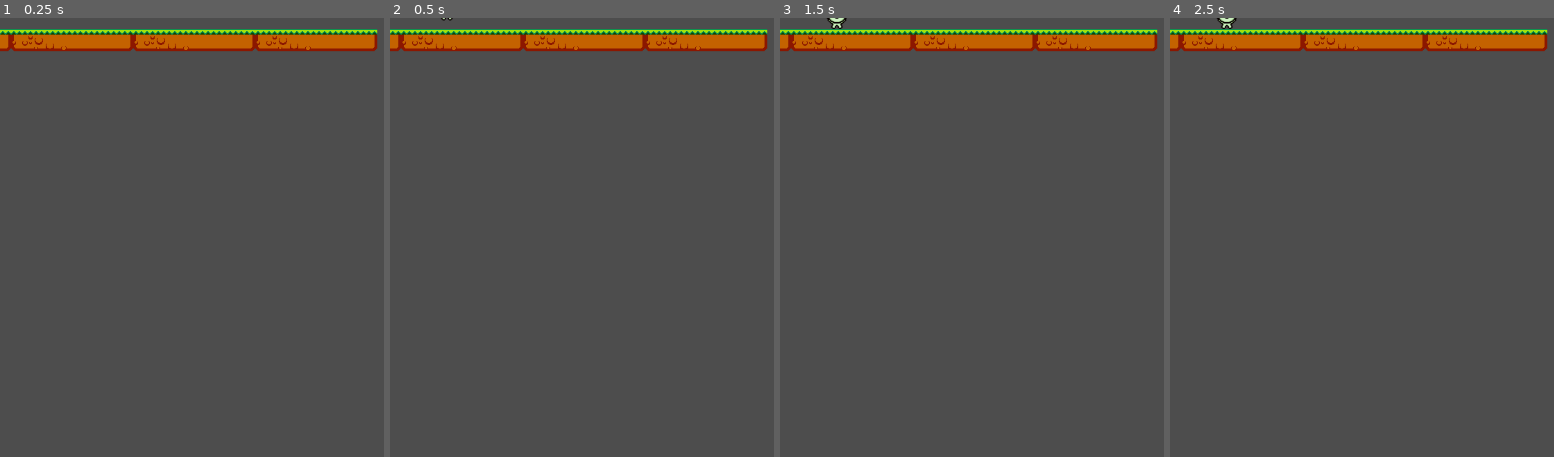
Above: before the commit, frames 1-4 (left to right).
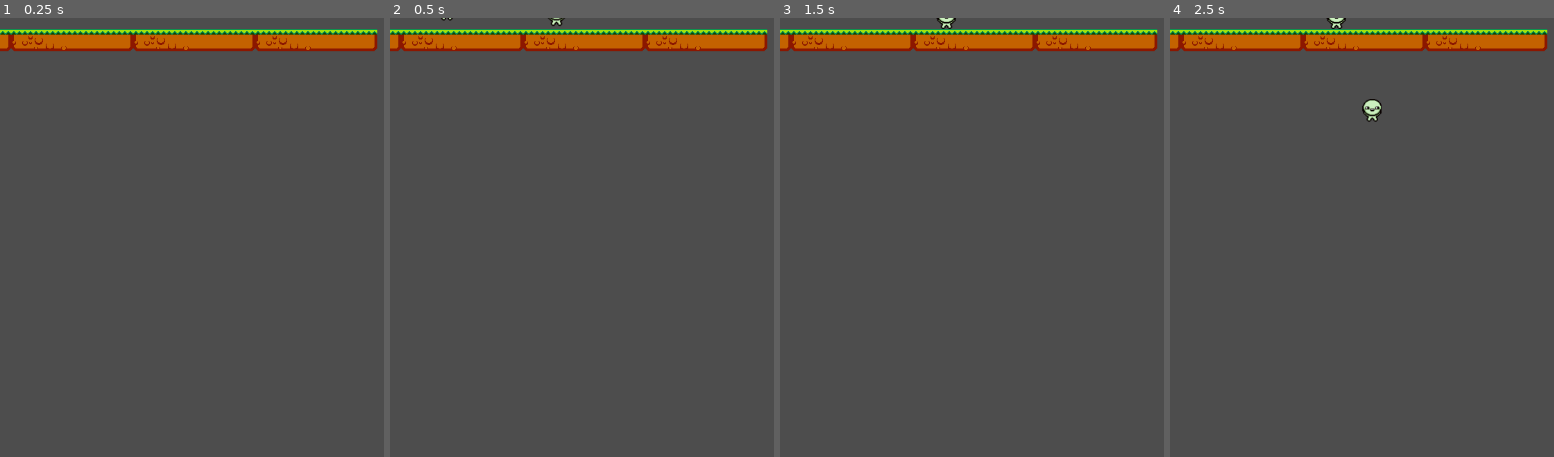
Above: after the commit, the same moments.

Repository: Antonin64/GlobalGameJam2024_agtbtn
Game: Godot game, scene res://map/map_test.tscn
Same seed, same stepped clock (60 frames per second), same inputs: the game is played once before the commit and once after it. This scene is started directly instead of the project's main scene.
Inputs:
- Up to frame 1 (0.25 s): no input
- Up to frame 2 (0.5 s): no input
- Up to frame 3 (1.5 s): tap Enter (ui_accept) at 0.5, 0.6, 0.77, 1.07, 1.25, 1.35 s; hold D (ui_right, bound only after the commit) from 0.53 s (still down)
- Up to frame 4 (2.5 s): tap Enter (ui_accept) at 1.52, 1.82, 2, 2.1 s; release D (ui_right, bound only after the commit) at 2.03 s; hold Q (ui_left, bound only after the commit) from 2.03 s (still down)

Frame 1 is identical in both runs. In frame 2, less than 0.1% of the frame differs, in the area x 41-46%, y 0-2%; in frame 3, 0.2%; in frame 4, 0.4%, in the area x 12-56%, y 0-24%.

Commit message:
Added second player

Diff:
--- a/Players/player1.tscn
+++ b/Players/player1.tscn
@@ -1,7 +1,7 @@
 [gd_scene load_steps=4 format=3 uid="uid://c25k0u4cnkcj"]
 
 [ext_resource type="Texture2D" uid="uid://fwcx4aq8vjdc" path="res://64491.png" id="1_2sxnq"]
-[ext_resource type="Script" path="res://Players/player1.gd" id="1_10d2o"]
+[ext_resource type="Script" path="res://Players/playermvt.gd" id="1_10d2o"]
 
 [sub_resource type="RectangleShape2D" id="RectangleShape2D_tl0fi"]
 size = Vector2(28.2857, 33)
--- a/Players/player2.tscn
+++ b/Players/player2.tscn
@@ -1,3 +1,20 @@
-[gd_scene format=3 uid="uid://dfu51g35x42le"]
+[gd_scene load_steps=4 format=3 uid="uid://dbvkuk5dfpvvv"]
+
+[ext_resource type="Script" path="res://Players/player2mvt.gd" id="1_0vxvk"]
+[ext_resource type="Texture2D" uid="uid://fwcx4aq8vjdc" path="res://64491.png" id="2_djsr7"]
+
+[sub_resource type="RectangleShape2D" id="RectangleShape2D_tl0fi"]
+size = Vector2(28.2857, 33)
 
 [node name="CharacterBody2D" type="CharacterBody2D"]
+script = ExtResource("1_0vxvk")
+
+[node name="CollisionShape2D" type="CollisionShape2D" parent="."]
+position = Vector2(0.142857, -0.5)
+shape = SubResource("RectangleShape2D_tl0fi")
+
+[node name="Sprite2D" type="Sprite2D" parent="."]
+scale = Vector2(1.032, 1)
+texture = ExtResource("2_djsr7")
+region_enabled = true
+region_rect = Rect2(136.7, 570, 28.6, 34.1)
--- /dev/null
+++ b/Players/player2mvt.gd
@@ -0,0 +1,28 @@
+extends CharacterBody2D
+
+
+const SPEED = 300.0
+const JUMP_VELOCITY = -400.0
+
+# Get the gravity from the project settings to be synced with RigidBody nodes.
+var gravity = ProjectSettings.get_setting("physics/2d/default_gravity")
+
+
+func _physics_process(delta):
+	# Add the gravity.
+	if not is_on_floor():
+		velocity.y += gravity * delta
+
+	# Handle jump.
+	if Input.is_action_just_pressed("ui_accept") and is_on_floor():
+		velocity.y = JUMP_VELOCITY
+
+	# Get the input direction and handle the movement/deceleration.
+	# As good practice, you should replace UI actions with custom gameplay actions.
+	var direction = Input.get_axis("ui_left2", "ui_right2")
+	if direction:
+		velocity.x = direction * SPEED
+	else:
+		velocity.x = move_toward(velocity.x, 0, SPEED)
+
+	move_and_slide()
--- a/map/map_test.tscn
+++ b/map/map_test.tscn
@@ -1,7 +1,8 @@
-[gd_scene load_steps=5 format=3 uid="uid://ddl6gw8bnjt62"]
+[gd_scene load_steps=6 format=3 uid="uid://ddl6gw8bnjt62"]
 
 [ext_resource type="Texture2D" uid="uid://dth38vf6fgadp" path="res://sprite/88117-platform-game-sprite-symmetry-pc-download-hq-png.png" id="1_iojoq"]
 [ext_resource type="PackedScene" uid="uid://c25k0u4cnkcj" path="res://Players/player1.tscn" id="2_fjri5"]
+[ext_resource type="PackedScene" uid="uid://dbvkuk5dfpvvv" path="res://Players/player2.tscn" id="3_v00ut"]
 
 [sub_resource type="TileSetAtlasSource" id="TileSetAtlasSource_ev43e"]
 texture = ExtResource("1_iojoq")
@@ -5341,3 +5342,6 @@
 
 [node name="CharacterBody2D" parent="." instance=ExtResource("2_fjri5")]
 position = Vector2(81, -139)
+
+[node name="CharacterBody2D2" parent="." instance=ExtResource("3_v00ut")]
+position = Vector2(239, -131)
--- a/project.godot
+++ b/project.godot
@@ -15,6 +15,33 @@
 config/features=PackedStringArray("4.2", "GL Compatibility")
 config/icon="res://icon.svg"
 
+[input]
+
+ui_left={
+"deadzone": 0.5,
+"events": [Object(InputEventKey,"resource_local_to_scene":false,"resource_name":"","device":-1,"window_id":0,"alt_pressed":false,"shift_pressed":false,"ctrl_pressed":false,"meta_pressed":false,"pressed":false,"keycode":81,"physical_keycode":0,"key_label":0,"unicode":113,"echo":false,"script":null)
+, Object(InputEventJoypadButton,"resource_local_to_scene":false,"resource_name":"","device":0,"button_index":13,"pressure":0.0,"pressed":false,"script":null)
+, Object(InputEventJoypadMotion,"resource_local_to_scene":false,"resource_name":"","device":0,"axis":0,"axis_value":-1.0,"script":null)
+]
+}
+ui_right={
+"deadzone": 0.5,
+"events": [Object(InputEventKey,"resource_local_to_scene":false,"resource_name":"","device":-1,"window_id":0,"alt_pressed":false,"shift_pressed":false,"ctrl_pressed":false,"meta_pressed":false,"pressed":false,"keycode":68,"physical_keycode":0,"key_label":0,"unicode":100,"echo":false,"script":null)
+, Object(InputEventJoypadButton,"resource_local_to_scene":false,"resource_name":"","device":0,"button_index":14,"pressure":0.0,"pressed":false,"script":null)
+, Object(InputEventJoypadMotion,"resource_local_to_scene":false,"resource_name":"","device":0,"axis":0,"axis_value":1.0,"script":null)
+]
+}
+ui_left2={
+"deadzone": 0.5,
+"events": [Object(InputEventKey,"resource_local_to_scene":false,"resource_name":"","device":-1,"window_id":0,"alt_pressed":false,"shift_pressed":false,"ctrl_pressed":false,"meta_pressed":false,"pressed":false,"keycode":0,"physical_keycode":4194319,"key_label":0,"unicode":0,"echo":false,"script":null)
+]
+}
+ui_right2={
+"deadzone": 0.5,
+"events": [Object(InputEventKey,"resource_local_to_scene":false,"resource_name":"","device":-1,"window_id":0,"alt_pressed":false,"shift_pressed":false,"ctrl_pressed":false,"meta_pressed":false,"pressed":false,"keycode":0,"physical_keycode":4194321,"key_label":0,"unicode":0,"echo":false,"script":null)
+]
+}
+
 [rendering]
 
 renderer/rendering_method="gl_compatibility"
Renamed: Players/player1.gd -> Players/playermvt.gd
